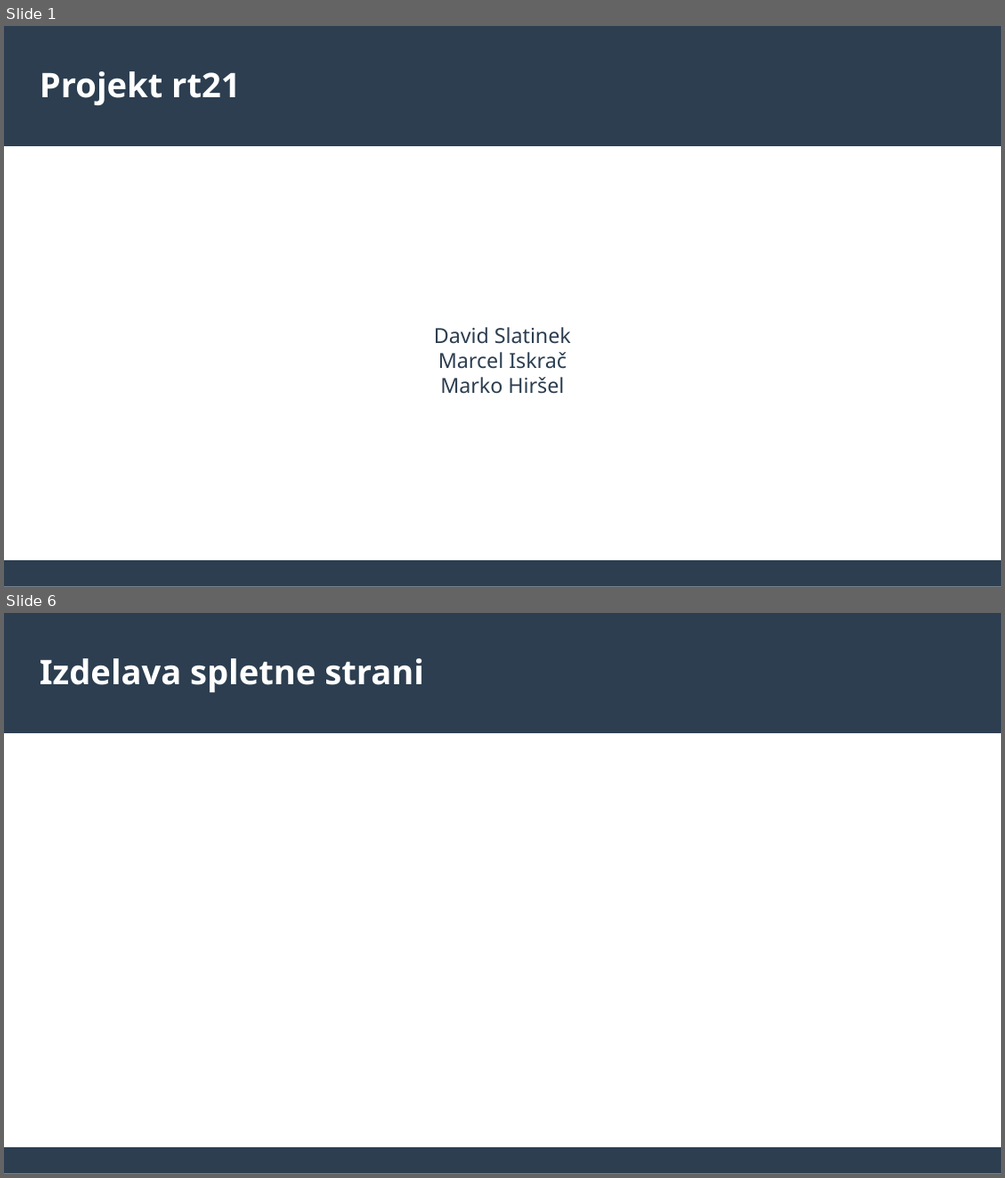
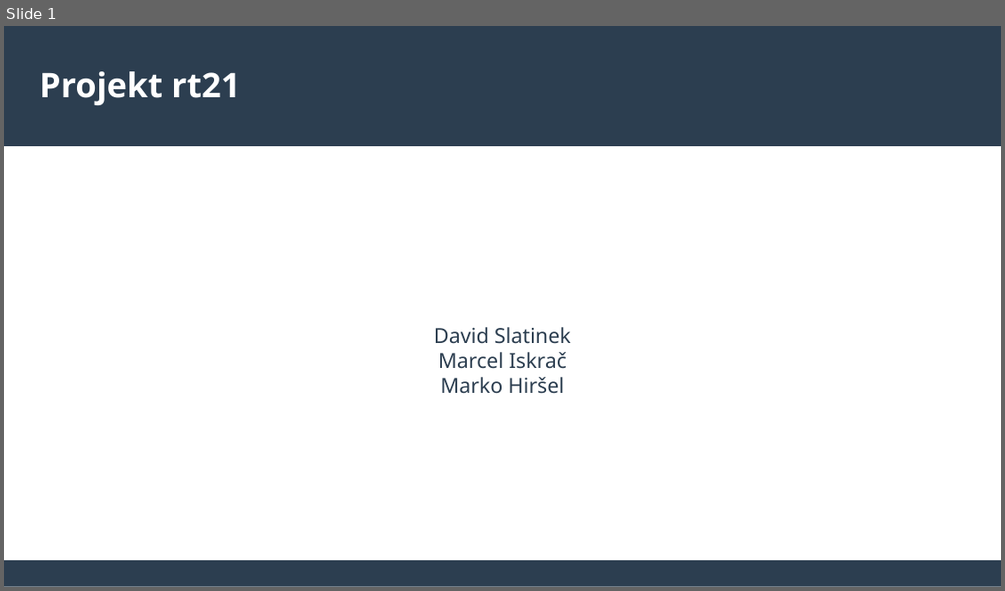
Before and after one commit to david-slatinek/rt21, a slide deck: documents/presentation.odp. Shown one above the other, each under a label of ours: slides 1 and 6 before the commit, slide 1 after it; the slides between them are not shown. The pictures are 1005x1178 and 1005x591 pixels, drawn with LibreOffice and Linux fonts; fonts in the diff are those of the drawing. Boxes give left, top, right and bottom in pixels: in the first picture for what was removed or moved away, otherwise in the second. Text is boxed around its words. In the diff, an @@ line names an element or a change of style, - is before the commit and + after.

```diff
--- a/documents/presentation.odp
+++ b/documents/presentation.odp
@@ slide 6 removed at <box>4,613,1001,1174</box>, background #FFFFFF; not listed: 2 template elements that a slide beside it also shows @@
@@ title removed at <box>40,658,424,692</box> @@
-Izdelava spletne strani
```
Also in this commit, not shown: 5 slides added, 4 other slides removed, 4 other files.
